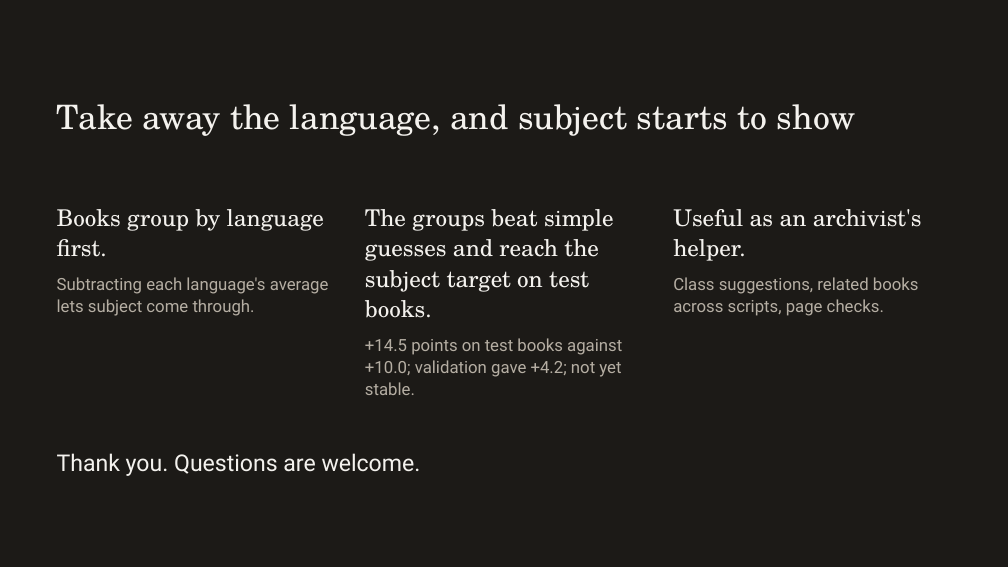
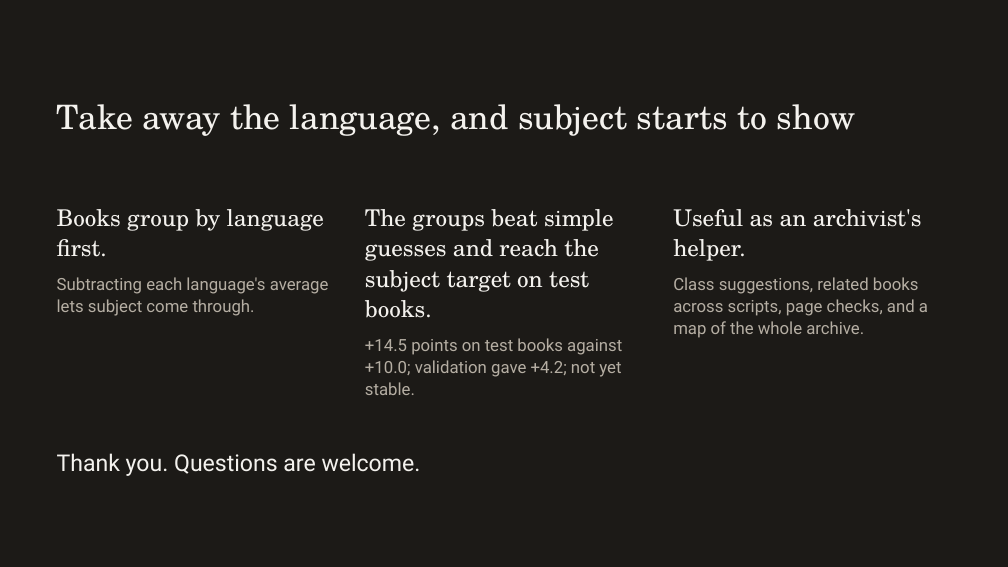
Before and after one commit to rohannes64/Grantha-Heritage-Tracker, a slide deck: slide 20 of Grantha_Heritage_Tracker_SIH26096.pptx (slide 15 before the commit). Drawn at 1008x567 pixels with LibreOffice and Linux fonts; fonts in the diff are those of the drawing. Boxes give left, top, right and bottom in pixels: in the first picture for what was removed or moved away, otherwise in the second. Text is boxed around its words. In the diff, an @@ line names an element or a change of style, - is before the commit and + after.

Commit message:
docs(deck): 20 slides, adding the archive map, scan quality, editions, site and impact

```diff
--- a/Grantha_Heritage_Tracker_SIH26096.pptx
+++ b/Grantha_Heritage_Tracker_SIH26096.pptx
@@ text at (x1=673, y1=277, x2=928, y2=338): text changed @@
-Class suggestions, related books across scripts, page checks.
+Class suggestions, related books across scripts, page checks, and a map of the whole archive.
```
Also in this commit, not shown: 1 other slide changed, 5 slides added, 3 other files.
